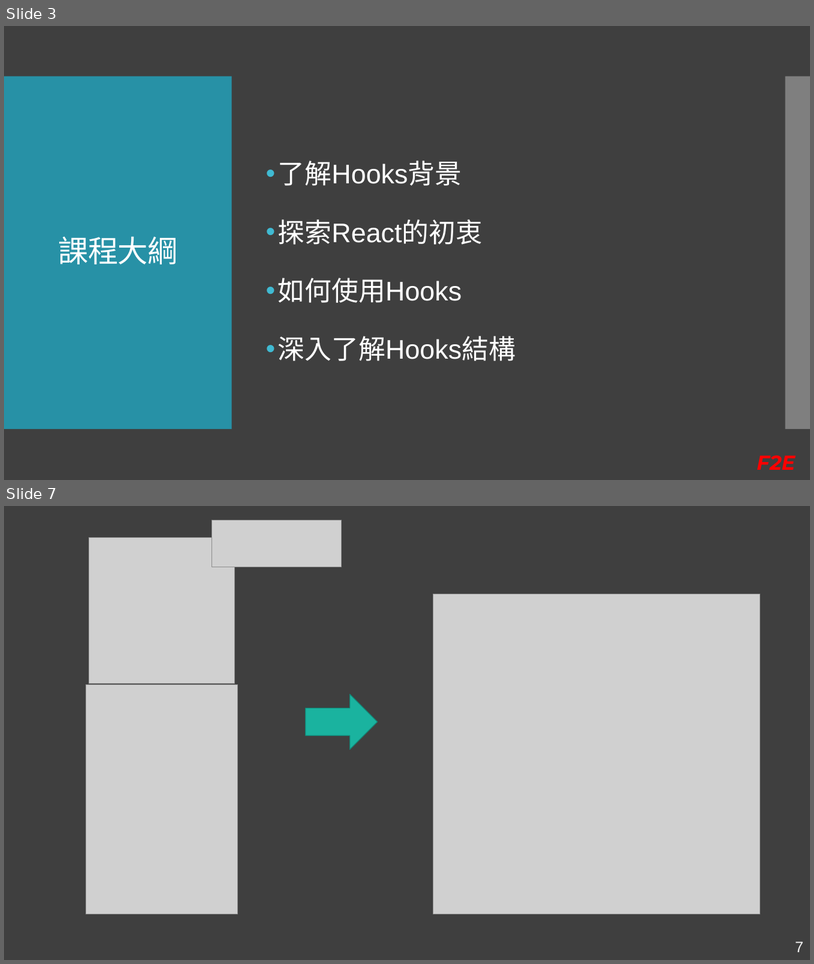
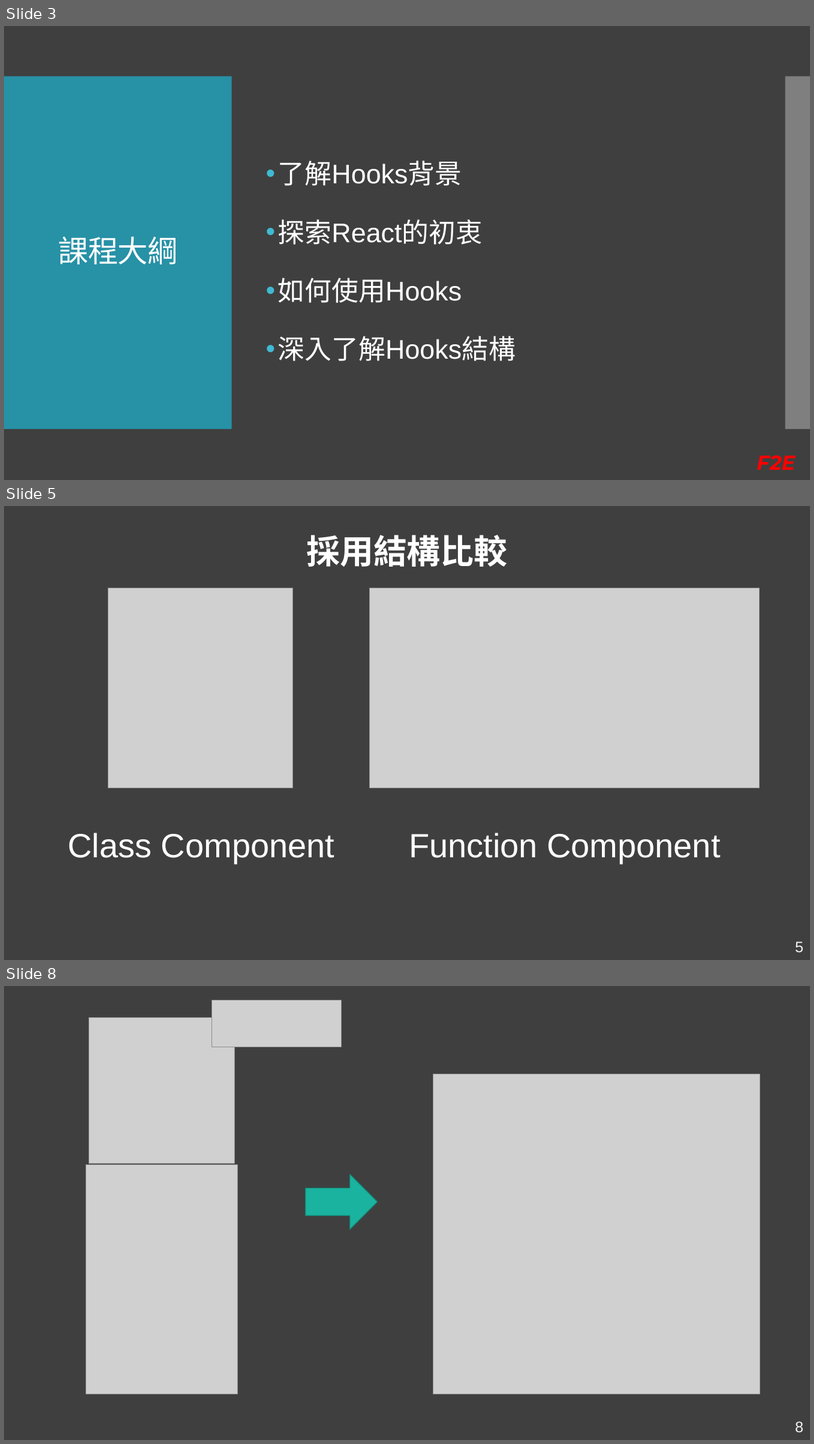
Before and after one commit to Kader-coder/React-Hooks, a slide deck: PPT/React Hooks &.pptx. Shown one above the other, each under a label of ours: slides 3 and 7 before the commit, slides 3, 5 and 8 after it; the slides between them are not shown. The pictures are 814x964 and 814x1444 pixels, drawn with LibreOffice and Linux fonts; fonts in the diff are those of the drawing; grey boxes stand for pictures. Boxes give left, top, right and bottom in pixels: in the first picture for what was removed or moved away, otherwise in the second. Text is boxed around its words. In the diff, an @@ line names an element or a change of style, - is before the commit and + after.

```diff
--- a/PPT/React Hooks &.pptx
+++ b/PPT/React Hooks &.pptx
@@ slide 5 added at (4, 506, 810, 960), background #3F3F3F @@
@@ text added at (306, 535, 508, 567), 40 pt, text #FFFFFF, bold @@
+採用結構比較
@@ picture added at (108, 588, 293, 788) @@
@@ picture added at (370, 588, 760, 788) @@
@@ text added at (68, 832, 335, 863), 40 pt, text #FFFFFF @@
+Class Component
@@ text added at (409, 832, 720, 863), 40 pt, text #FFFFFF @@
+Function Component
@@ page number added at (795, 941, 804, 952), 18 pt, text #F2F2F2 @@
+5
@@ what was slide 7 is now slide 8 @@
@@ page number at (795, 1421, 804, 1432): text changed @@
-7
+8
```
Also in this commit, not shown: 6 slides changed, 5 other slides added, 5 slides removed, 1 other file.
